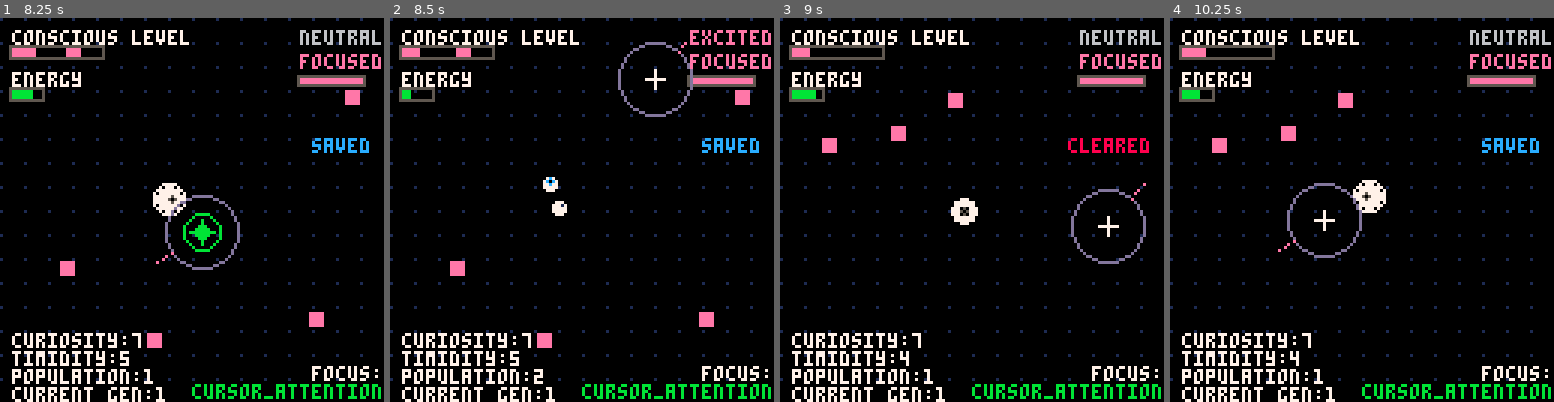
Above: before the commit, frames 1-4 (left to right).
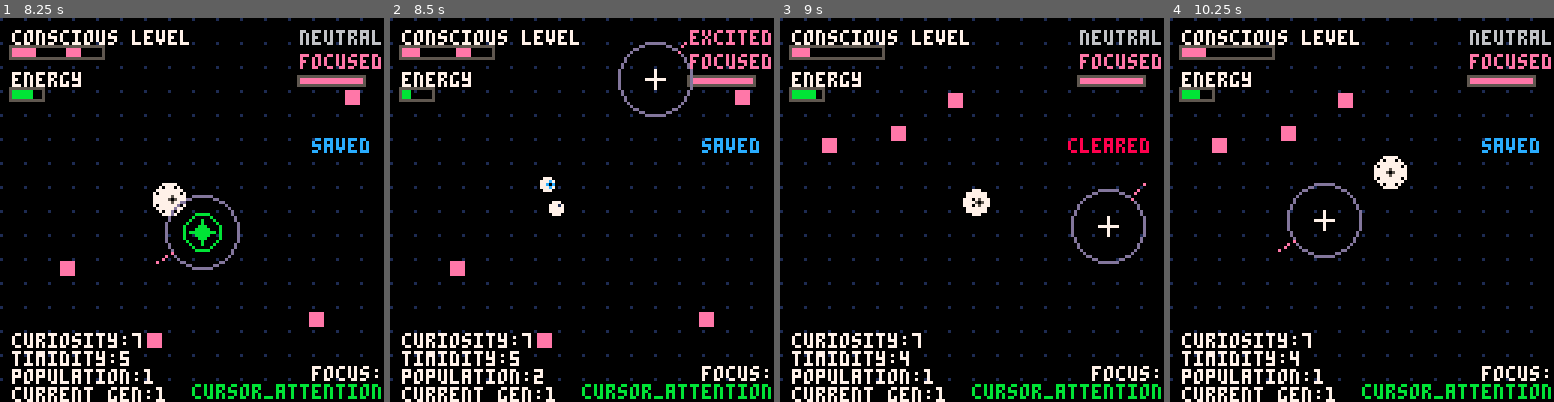
Above: after the commit, the same moments.

Repository: lopanapol/sentium-pico
Game: PICO-8 cartridge sentiria_pico.p8
The game is run twice, just before and just after one commit, with the same random seed, the same clock (stepped at 60 frames per second) and the same inputs.
Inputs (mouse positions are in pixels of both pictures, inside the frame that each line leads up to):
- Up to frame 1 (8.25 s): tap X (X key) at 0.33, 1.07, 1.85, 2.97, 4.08, 5.2, 6.32, 7.43 s; click (280, 121) at 0.67 s; tap O (Z key) at 0.7, 1.7, 2.1, 2.5, 2.9, 3.3, 3.7, 4.1, 4.5, 4.9, 5.3, 5.7, 6.1, 6.5, 6.9, 7.3, 7.7, 8.1 s; click (46, 267) at 1.22 s; click (107, 114) at 1.77 s; click (172, 259) at 2.32 s; click (234, 106) at 2.87 s; click (295, 256) at 3.42 s; click (61, 102) at 3.97 s; click (122, 248) at 4.52 s; click (184, 94) at 5.07 s; click (249, 244) at 5.62 s; click (311, 90) at 6.17 s; click (76, 236) at 6.72 s; click (138, 83) at 7.27 s; click (199, 229) at 7.82 s
- Up to frame 2 (8.5 s): click (654, 79) at 8.37 s
- Up to frame 3 (9 s): tap O (Z key) at 8.5, 8.9 s; tap X (X key) at 8.55 s; click (1106, 225) at 8.92 s
- Up to frame 4 (10.25 s): tap O (Z key) at 9.3, 9.7, 10.1 s; click (1258, 71) at 9.47 s; tap X (X key) at 9.67 s; click (1323, 217) at 10.02 s

Frame 1 is identical in both runs. In frame 2, 0.2% of the frame differs, in the area x 39-47%, y 41-52%; in frame 3, 0.5%; in frame 4, 1.1%, in the area x 47-62%, y 35-51%.

Commit message:
Enhance pixel movement dynamics; implement anti-stuck mechanism, improve cursor-following behavior, and refine random movement targeting for better simulation responsiveness.

Diff:
--- a/sentiria_pico.p8
+++ b/sentiria_pico.p8
@@ -213,7 +213,8 @@
     size = 1 + rnd(0.5), -- Variable size
     division_progress = 0, -- How close to division (0-100)
     metabolism_efficiency = 0.8 + rnd(0.4), -- How efficiently it uses energy
-    reproduction_drive = 0.7 + rnd(0.3) -- How likely to attempt division
+    reproduction_drive = 0.7 + rnd(0.3), -- How likely to attempt division
+    stuck_timer = 0 -- Track how long pixel has been motionless
   }
 end
 
@@ -646,7 +647,13 @@
   end
 
   -- Decide movement target
-  if nearest_cube and pixel.energy < 30 then
+  if pixel.stuck_timer and pixel.stuck_timer > 60 then
+    -- Priority: Follow cursor when stuck
+    pixel.target_x = mouse_cursor.x
+    pixel.target_y = mouse_cursor.y
+    move_speed = 0.7 -- Slightly faster when following cursor
+
+  elseif nearest_cube and pixel.energy < 30 then
     -- Move toward nearest cube if energy is low
     pixel.target_x = nearest_cube.x
     pixel.target_y = nearest_cube.y
@@ -658,9 +665,22 @@
   else
     -- Random movement with some persistence
     if rnd(1) < 0.02 then
-      -- Choose new random target
-      pixel.target_x = 16 + rnd(96)
-      pixel.target_y = 16 + rnd(96)
+      -- Choose new random target with better distribution
+      pixel.target_x = 20 + rnd(88) -- Range 20-108 for better centering
+      pixel.target_y = 20 + rnd(88) -- Range 20-108 for better centering
+    end
+
+    -- Add gentle drift toward center if stuck at edges
+    if pixel.x < 20 then
+      pixel.target_x = max(pixel.target_x, 40 + rnd(40))
+    elseif pixel.x > 108 then
+      pixel.target_x = min(pixel.target_x, 48 + rnd(40))
+    end
+
+    if pixel.y < 20 then
+      pixel.target_y = max(pixel.target_y, 40 + rnd(40))
+    elseif pixel.y > 108 then
+      pixel.target_y = min(pixel.target_y, 48 + rnd(40))
     end
   end
 
@@ -693,6 +713,38 @@
     -- Keep in bounds
     pixel.x = mid(4, pixel.x, 124)
     pixel.y = mid(4, pixel.y, 124)
+
+    -- Anti-stuck mechanism: if pixel hasn't moved much, make it follow cursor
+    if pixel.last_x and pixel.last_y then
+      local movement = abs(pixel.x - pixel.last_x) + abs(pixel.y - pixel.last_y)
+      if movement < 0.1 then -- If nearly motionless
+        pixel.stuck_timer = (pixel.stuck_timer or 0) + 1
+
+        -- After being stuck for a while, start following cursor
+        if pixel.stuck_timer > 60 then -- 1 second of being stuck
+          -- Follow cursor to get unstuck
+          pixel.target_x = mouse_cursor.x
+          pixel.target_y = mouse_cursor.y
+
+          -- Add some curiosity boost when following cursor
+          pixel.personality.curiosity = min(1, pixel.personality.curiosity + 0.01)
+
+          -- Reset stuck timer occasionally to allow normal behavior
+          if pixel.stuck_timer > 180 then -- After 3 seconds of following
+            pixel.stuck_timer = 0
+            pixel.target_x = 32 + rnd(64) -- Give it a new random target
+            pixel.target_y = 32 + rnd(64)
+          end
+        end
+      else
+        -- Reset stuck timer if moving normally
+        pixel.stuck_timer = 0
+      end
+    end
+
+    -- Update last position for stuck detection
+    pixel.last_x = pixel.x
+    pixel.last_y = pixel.y
   end
 end
 
@@ -1078,6 +1130,15 @@
   if can_divide(pixel) then
     local pulse = sin(pixel.age * 0.2) * 0.5 + 0.5
     circ(pixel.x, pixel.y, radius + 2 + pulse, 11) -- Green pulsing circle
+  end
+
+  -- Show cursor-following state with special indicator
+  if pixel.stuck_timer and pixel.stuck_timer > 60 then
+    -- Draw connection line to cursor when following
+    line(pixel.x, pixel.y, mouse_cursor.x, mouse_cursor.y, 12)
+    -- Add pulsing ring to show following state
+    local pulse = sin(pixel.age * 0.3) * 1 + 1
+    circ(pixel.x, pixel.y, radius + 3 + pulse, 12) -- Light blue pulsing
   end
 
   -- Show metabolic activity
